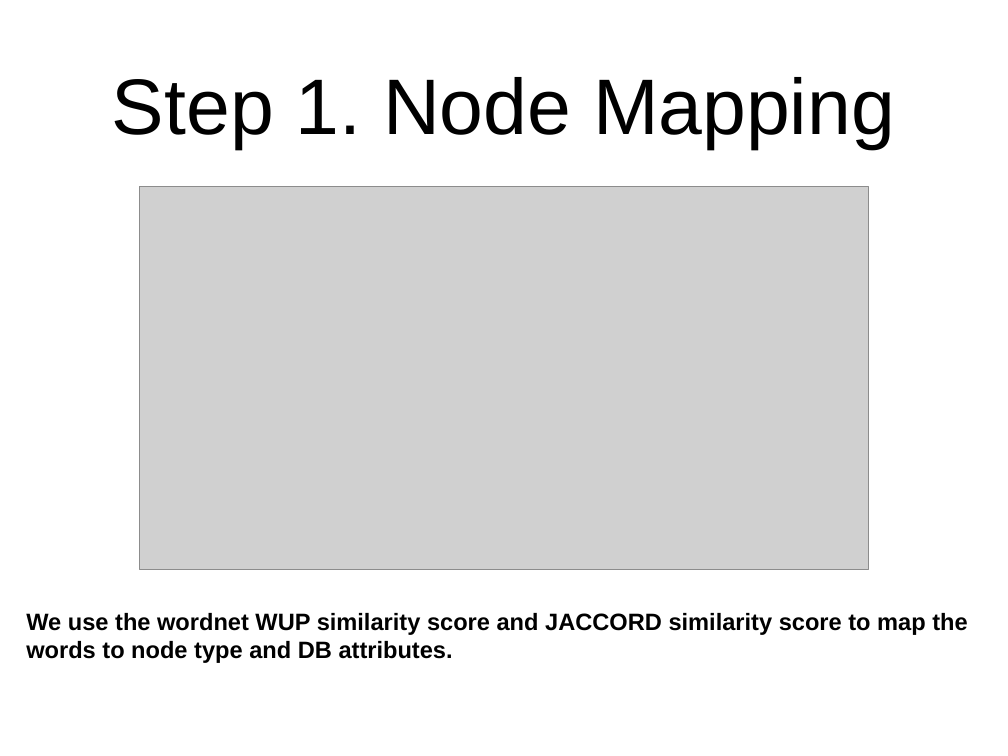
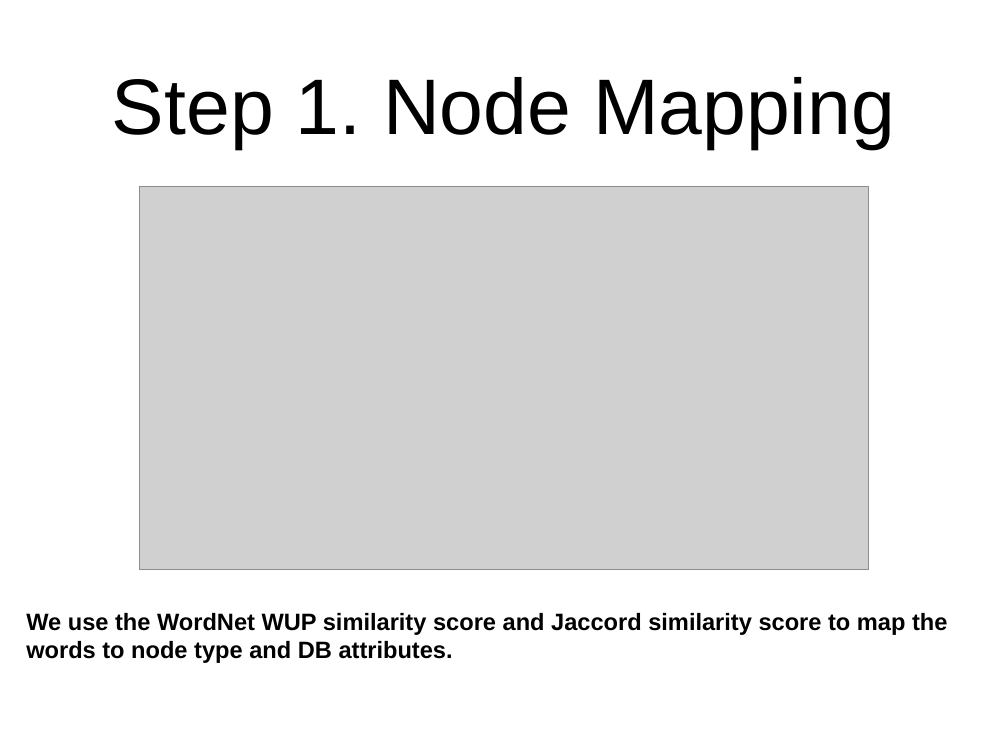
Before and after one commit to laiw12/NLP-SQL, a slide deck: slide 2 of Presentation-516.pptx. Drawn at 1008x756 pixels with LibreOffice and Linux fonts; fonts in the diff are those of the drawing; grey boxes stand for pictures. Boxes give left, top, right and bottom in pixels: in the first picture for what was removed or moved away, otherwise in the second. Text is boxed around its words. In the diff, an @@ line names an element or a change of style, - is before the commit and + after.

```diff
--- a/Presentation-516.pptx
+++ b/Presentation-516.pptx
@@ text at [26,613,947,663]: text changed @@
-We use the wordnet WUP similarity score and JACCORD similarity score to map the words to node type and DB attributes.
+We use the WordNet WUP similarity score and Jaccord similarity score to map the words to node type and DB attributes.
```
Also in this commit, not shown: 2 other slides changed.
